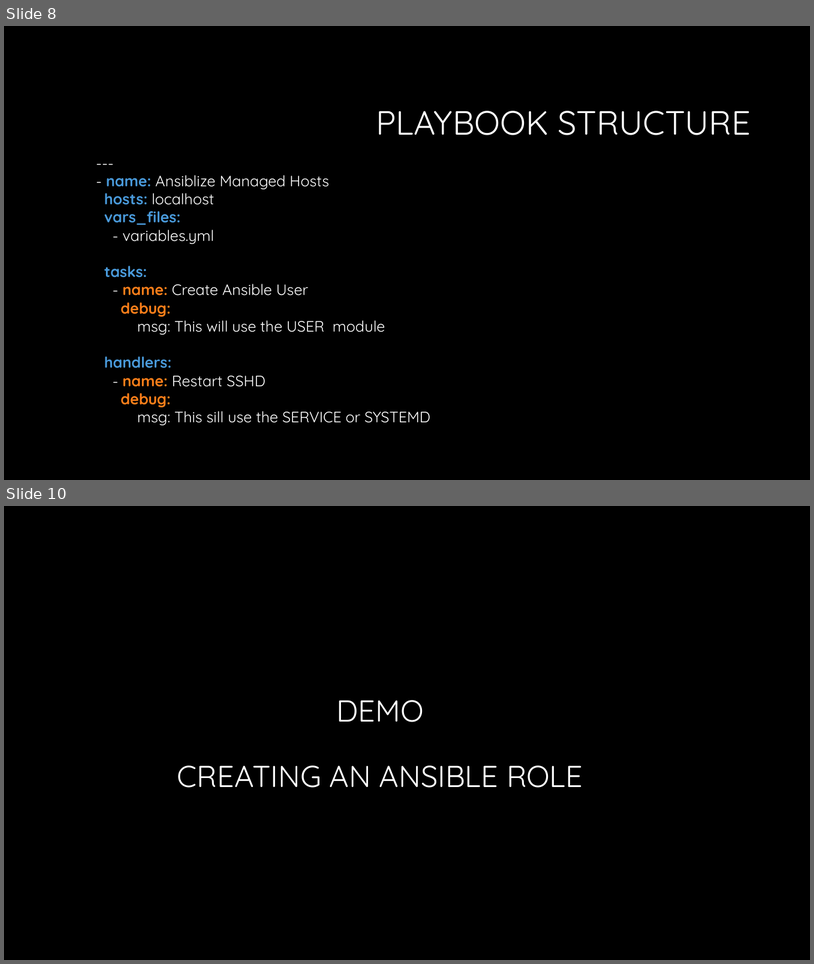
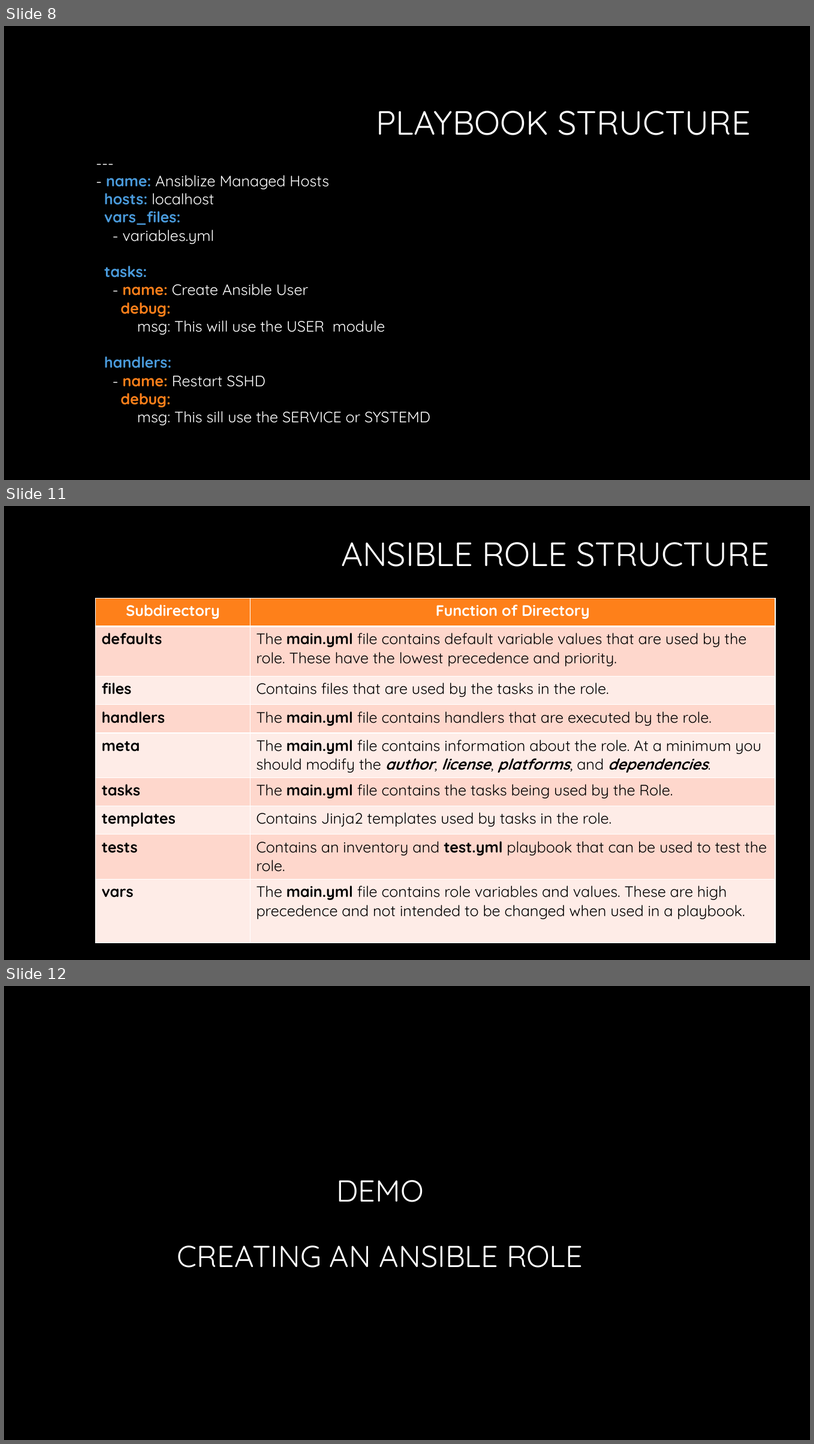
Before and after one commit to tmichett/LUG, a slide deck: Ansible_Roles/Presentation/CKB-LUG-Ansible.pptx. Shown one above the other, each under a label of ours: slides 8 and 10 before the commit, slides 8, 11 and 12 after it; the slides between them are not shown. The pictures are 814x964 and 814x1444 pixels, drawn with LibreOffice and Linux fonts; fonts in the diff are those of the drawing; background and template pictures are left out. Boxes give left, top, right and bottom in pixels: in the first picture for what was removed or moved away, otherwise in the second. Text is boxed around its words. In the diff, an @@ line names an element or a change of style, - is before the commit and + after.

```diff
--- a/Ansible_Roles/Presentation/CKB-LUG-Ansible.pptx
+++ b/Ansible_Roles/Presentation/CKB-LUG-Ansible.pptx
@@ slide 11 added at (4, 506, 810, 960), background #000000 @@
@@ title added at (341, 542, 770, 567), 40 pt, text #FFFFFF @@
+ANSIBLE ROLE STRUCTURE
@@ table added at (96, 598, 777, 943), 9 rows, 2 columns @@
+Subdirectory | Function of Directory
+defaults | The main.yml file contains default variable values that are used by the role. These have the lowest precedence and priority.
+files | Contains files that are used by the tasks in the role.
+handlers | The main.yml file contains handlers that are executed by the role.
+meta | The main.yml file contains information about the role. At a minimum you should modify the author, license, platforms, and dependencies.
+tasks | The main.yml file contains the tasks being used by the Role.
+templates | Contains Jinja2 templates used by tasks in the role.
+tests | Contains an inventory and test.yml playbook that can be used to test the role.
+vars | The main.yml file contains role variables and values. These are high precedence and not intended to be changed when used in a playbook.
@@ what was slide 10 is now slide 12 @@
```
Also in this commit, not shown: 7 slides changed, 1 other slide added, 1 other file.
